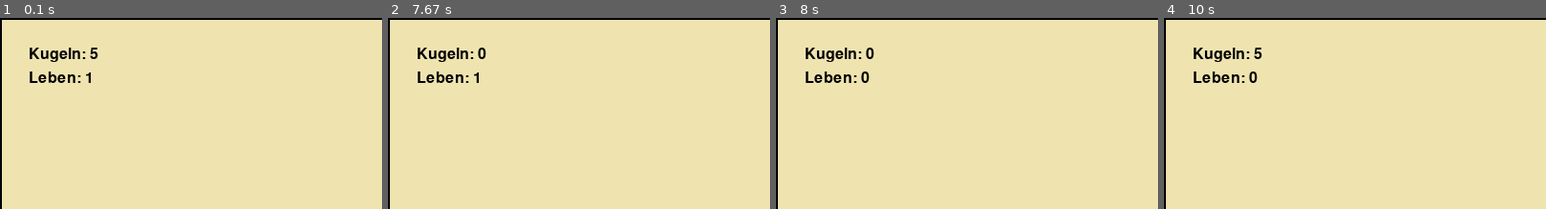
Above: before the commit, frames 1-4 (left to right).
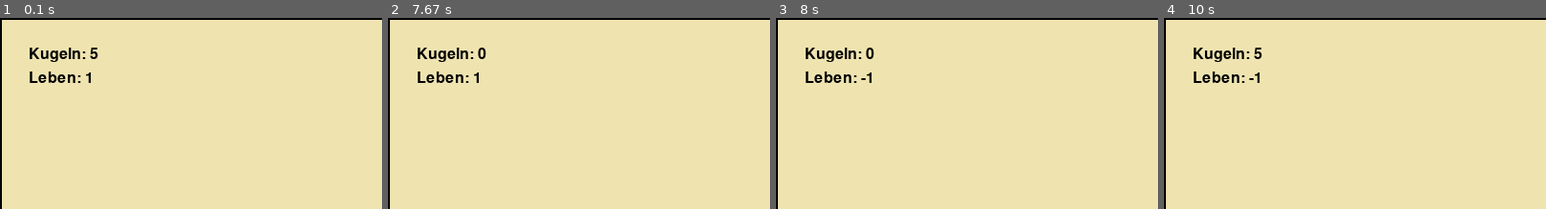
Above: after the commit, the same moments.

Repository: Keksfabrik-glitch/Panzerkiste
Game: pygame game, started from Main.py
The game is run twice, just before and just after one commit, with the same random seed, the same clock (stepped at 60 frames per second) and the same inputs.
Inputs (mouse positions are % of the whole screen's width and height, from its top left):
- Up to frame 1 (0.1 s): no input
- Up to frame 2 (7.67 s): click "Leben: 1" at 0.38 s; hold D 0.67-1.13 s; move the mouse to (19, 74) at 0.7 s; hold W 1.17-1.47 s; move the mouse to (58, 71) at 1.2 s; hold D 1.5-1.97 s; move the mouse to (18, 31) at 1.53 s; hold A 2-2.53 s; move the mouse to (82, 16) at 2.03 s; hold S 2.57-2.87 s; move the mouse to (22, 66) at 2.6 s; hold A 2.9-3.3 s; move the mouse to (32, 86) at 2.93 s; hold W 3.33-3.7 s; move the mouse to (37, 34) at 3.37 s; hold D 3.73-4.37 s; move the mouse to (26, 24) at 3.77 s; hold S 4.4-4.77 s; move the mouse to (15, 85) at 4.43 s; hold A 4.8-5.27 s; move the mouse to (18, 28) at 4.83 s; tap Space at 5.3 s; move the mouse to (54, 68) at 5.63 s; press the mouse at (54, 68) at 5.67 s; move the mouse to (67, 68) at 5.77 s; release the mouse at (80, 68) at 5.9 s; hold D 5.97-6.43 s; click (44, 72) at 6.05 s; hold W 6.47-6.77 s; click (67, 42) at 6.55 s; hold D 6.8-7.27 s; click (20, 71) at 6.88 s; hold A from 7.3 s (still down); click (50, 30) at 7.38 s
- Up to frame 3 (8 s): release A at 7.83 s; hold S from 7.87 s (still down); click (50, 76) at 7.95 s
- Up to frame 4 (10 s): release S at 8.17 s; hold A 8.2-8.6 s; click (60, 50) at 8.28 s; hold W 8.63-9 s; click (39, 61) at 8.72 s; hold D 9.03-9.67 s; click (20, 52) at 9.12 s; hold S from 9.7 s (still down); click (26, 32) at 9.78 s
The pictures show only the part of the screen within x 0-50%, y 0-50%; the shares and areas given below are measured in that part.

Frames 1-2 are identical in both runs. In frame 3, 0.1% of the frame differs, in the area x 22-25%, y 28-34%; in frame 4, 0.1%.

Commit message:
Update panzer.py
FUNNY MODE BALD HINZUFÜGEN ZU HOME SCREEN

Diff:
--- a/panzer.py
+++ b/panzer.py
@@ -36,6 +36,7 @@
         self.drehgeschwindigkeit = 5
         self.schuss_cooldown = 250
         self.kugeln = 5
+        self.maxKugeln = 5
         self.kugelSpeed = 10
         self.nachladezeit = 3
         self.letzterSchuss = 0
@@ -174,8 +175,8 @@
                 self.letzterEinzelschuss = jetzt
                 if self.kugeln == 0:
                     self.letzterSchuss = jetzt
-    def Schaden(self):
-        self.leben -= 1
+    def Schaden(self,amount=1):
+        self.leben -= amount
         if self.leben <= 0:
             print("Ende")
             #running = False
@@ -334,7 +335,7 @@
                     getroffeneWand.schaden(10)
             offset = (player.rect.left - explosions_sprite.rect.left,player.rect.top - explosions_sprite.rect.top)
             if explosions_sprite.mask.overlap(player.mask, offset):
-                player.Schaden()
+                player.Schaden(2)
             self.kill()
 
             ##!!! Bei den getroffenem Panzer, nicht immer Player
@@ -346,23 +347,22 @@
                 farbe = (255, 255, 0) if blinkend else (255, 0, 0)
             else:
                 farbe = (255, 0, 0)  # normal rot, kein Blinken
-                explosions_sprite = pygame.sprite.Sprite()
-                radius = self.explosionsRadius
-                explosions_sprite.image = pygame.Surface((radius*2, radius*2), pygame.SRCALPHA)
-                pygame.draw.circle(explosions_sprite.image, (255, 0, 0, 128), (radius, radius), radius)
-                explosions_sprite.rect = explosions_sprite.image.get_rect(center=(self.pos.x, self.pos.y))
-                explosions_sprite.mask = pygame.mask.from_surface(explosions_sprite.image)
-                # Kollisionen
-                getroffeneKugel = pygame.sprite.spritecollideany(explosions_sprite, kugel_gruppe, collided=pygame.sprite.collide_mask)
-                if getroffeneKugel:
-                    if self.early == False:
+                if self.early == False:
+                    explosions_sprite = pygame.sprite.Sprite()
+                    radius = self.explosionsRadius
+                    explosions_sprite.image = pygame.Surface((radius*2, radius*2), pygame.SRCALPHA)
+                    pygame.draw.circle(explosions_sprite.image, (255, 0, 0, 128), (radius, radius), radius)
+                    explosions_sprite.rect = explosions_sprite.image.get_rect(center=(self.pos.x, self.pos.y))
+                    explosions_sprite.mask = pygame.mask.from_surface(explosions_sprite.image)
+                    # Kollisionen
+                    getroffeneKugel = pygame.sprite.spritecollideany(explosions_sprite, kugel_gruppe, collided=pygame.sprite.collide_mask)
+                    if getroffeneKugel:
                         getroffeneKugel.remove()
                         self.early = True
                         self.gelegt += (2 - rest)*1000  # Gelegte Zeit manipulieren, dass es so war das jetzt nur noch 2 Sekunden verbleibend sind
-                offset = (player.rect.left - explosions_sprite.rect.left,player.rect.top - explosions_sprite.rect.top)
-                if explosions_sprite.mask.overlap(player.mask, offset):
-                    if rest <= 5: #Ersetzten mit: Wenn ersteller Spieler nahe nach ein paar sekunden hoch, sonst immer direkt nach den zwei sekunden
-                        if self.early == False:
+                    offset = (player.rect.left - explosions_sprite.rect.left,player.rect.top - explosions_sprite.rect.top)
+                    if explosions_sprite.mask.overlap(player.mask, offset):
+                        if rest <= 5: #Ersetzten mit: Wenn ersteller Spieler nahe nach ein paar sekunden hoch, sonst immer direkt nach den zwei sekunden
                             self.early = True
                             self.gelegt += (2 - rest)*1000  # Gelegte Zeit manipulieren, dass es so war das jetzt nur noch 2 Sekunden verbleibend sind
 
@@ -422,7 +422,7 @@
             player.Schuss(maus_pos, jetzt)
 
         if player.kugeln == 0 and jetzt - player.letzterSchuss >= player.nachladezeit * 1000:
-            player.kugeln = 5
+            player.kugeln = player.maxKugeln
 
         GelegteMienen.update()
         spieler_gruppe.update()
